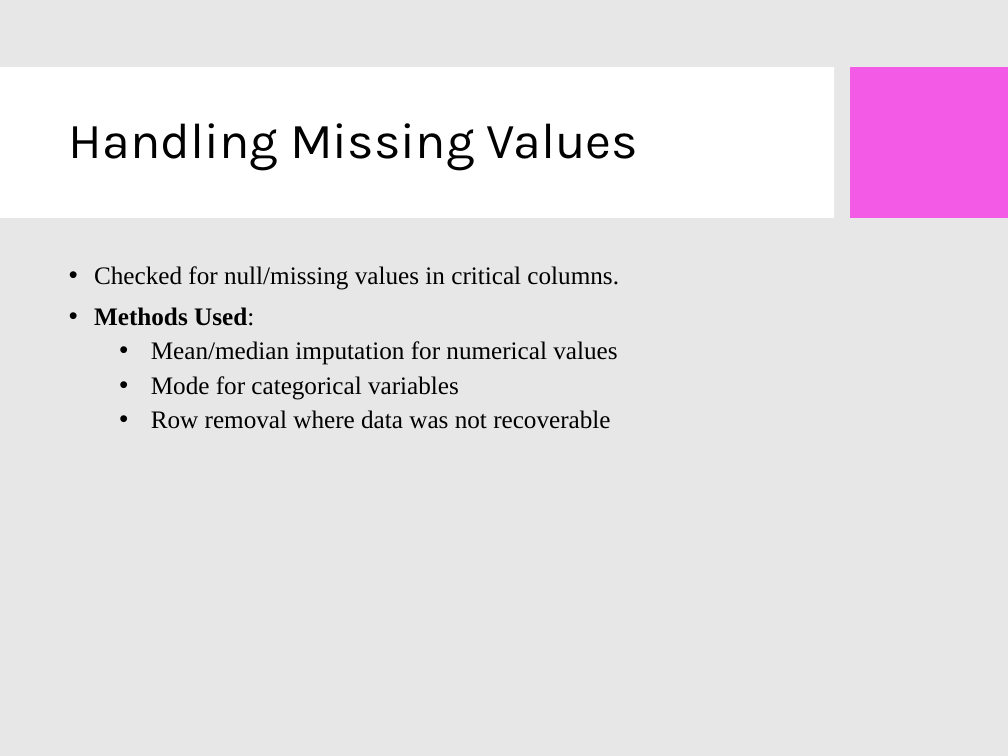
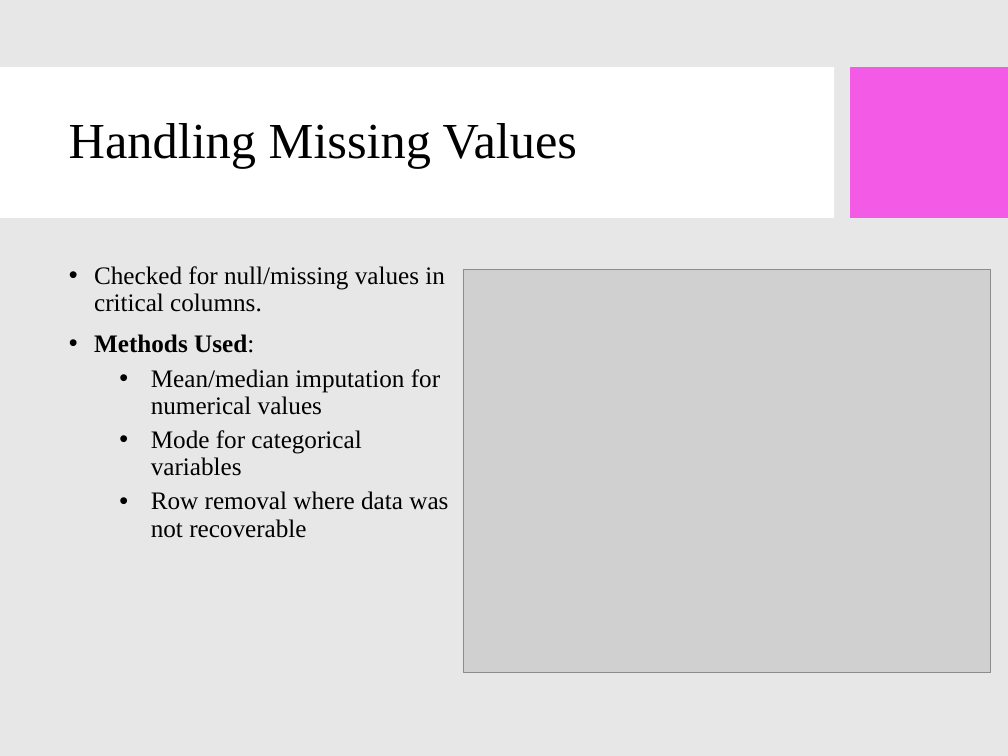
Before and after one commit to Krishna-S-2004/Python-RE, a slide deck: slide 5 of Krishna Housing_EDA_Presentation.pptx. Drawn at 1008x756 pixels with LibreOffice and Linux fonts; fonts in the diff are those of the drawing; grey boxes stand for pictures; background and template pictures are left out. Boxes give left, top, right and bottom in pixels: in the first picture for what was removed or moved away, otherwise in the second. Text is boxed around its words. In the diff, an @@ line names an element or a change of style, - is before the commit and + after.

```diff
--- a/Krishna Housing_EDA_Presentation.pptx
+++ b/Krishna Housing_EDA_Presentation.pptx
@@ title "Handling Missing Values" at [69, 123, 577, 169]: font Karla to Times New Roman @@
@@ text "Checked for null/missing values in ..." rewrapped from [94, 266, 619, 429] to [94, 266, 448, 538] @@
@@ picture added at [464, 269, 990, 673] @@
```
Also in this commit, not shown: 15 other slides changed.
